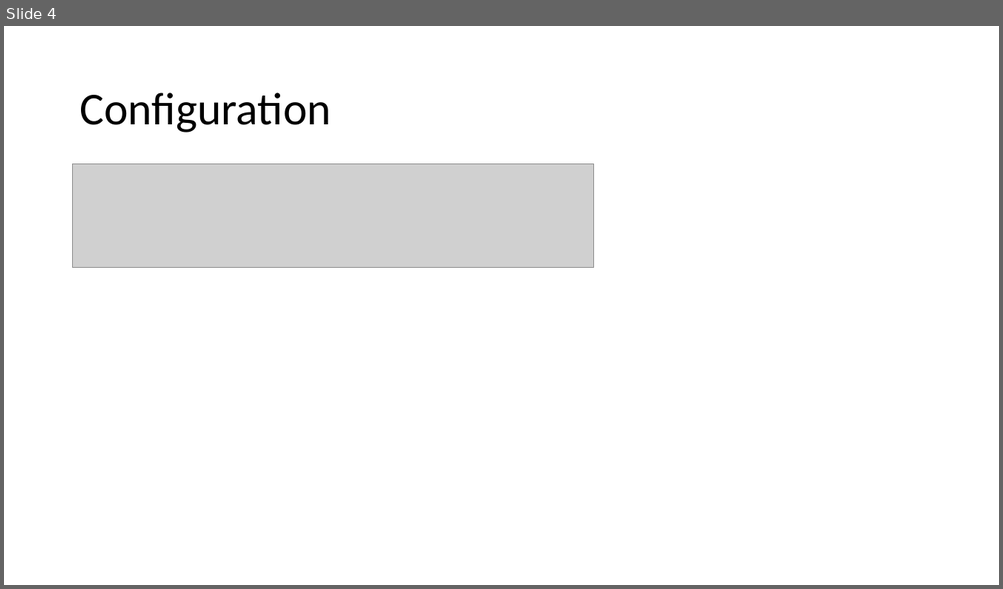
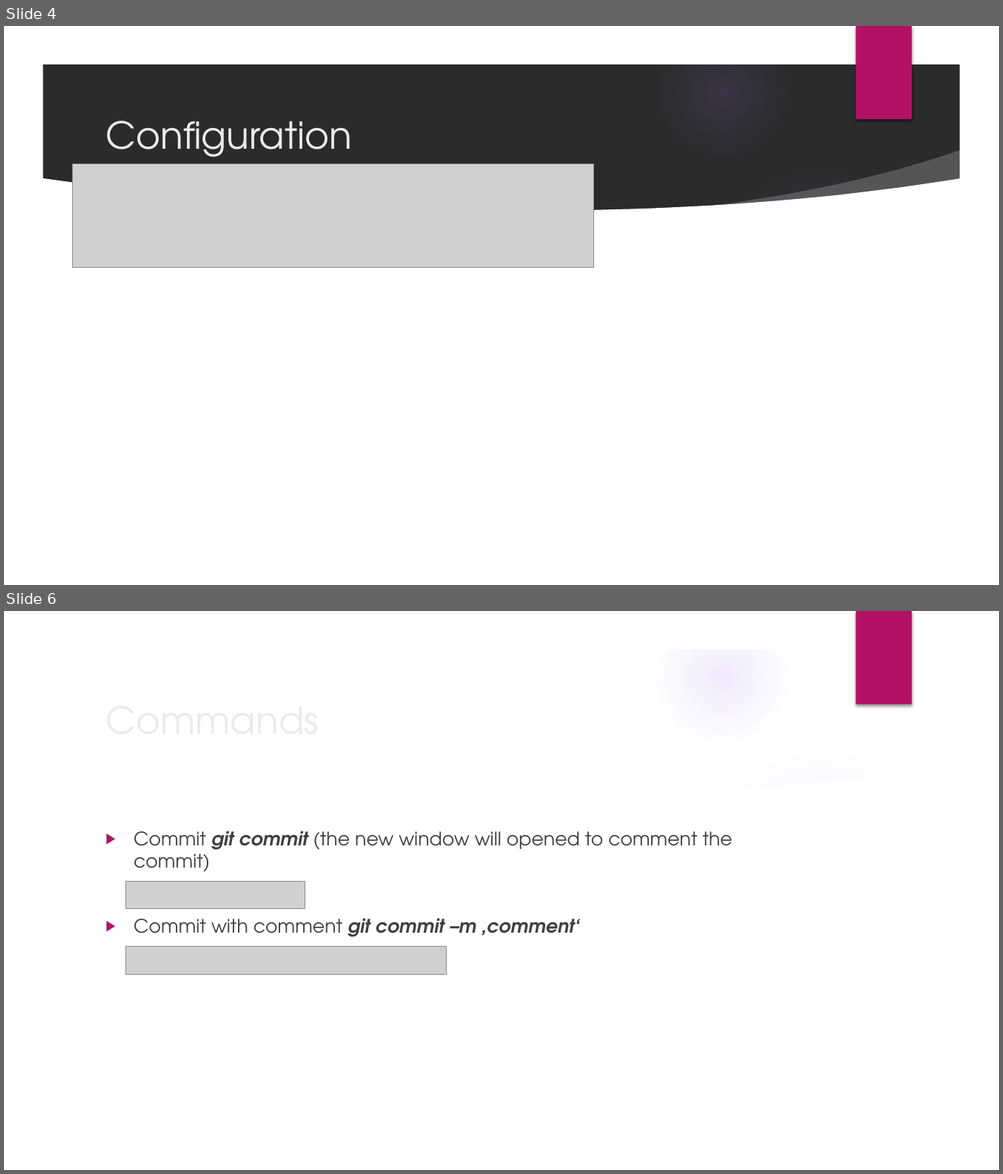
Before and after one commit to Joannahy/projects, a slide deck: how_to_work_with_git.pptx. Shown one above the other, each under a label of ours: slide 4 before the commit, slides 4 and 6 after it; the slides between them are not shown. The pictures are 1003x589 and 1003x1174 pixels, drawn with LibreOffice and Linux fonts; fonts in the diff are those of the drawing; grey boxes stand for pictures; background and template pictures are left out; a plain dark background stands for a picture behind light text. Boxes give left, top, right and bottom in pixels: in the first picture for what was removed or moved away, otherwise in the second. Text is boxed around its words. In the diff, an @@ line names an element or a change of style, - is before the commit and + after.

```diff
--- a/how_to_work_with_git.pptx
+++ b/how_to_work_with_git.pptx
@@ slide 6 added at [4, 611, 999, 1170], background picture (left out); not listed: 9 template elements that a slide beside it also shows @@
@@ title added at [98, 690, 813, 748], 36 pt, text #EBEBEB @@
+Commands
@@ text added at [134, 831, 732, 937], 18 pt, text #404040 @@
+▶ Commit git commit (the new window will opened to comment the commit)
+▶ Commit with comment git commit –m ‚comment‘
@@ picture added at [126, 882, 305, 908] @@
@@ picture added at [126, 947, 447, 975] @@
@@ slide 4 changed as well @@
@@ background #FFFFFF to picture (left out) @@
@@ group added at [4, 26, 999, 585]: 3 freeform shapes, 2 ellipses @@
@@ rectangle added at [855, 26, 911, 119], fill #B31166 @@
@@ title "Configuration": place and size @@
-title "Configuration" at [79, 93, 330, 133]
+title "Configuration" at [105, 121, 352, 167]
@@ title "Configuration" at [105, 121, 352, 167]: size 44 to 36 pt, font Calibri to TeX Gyre Adventor, text colour #000000 to #EBEBEB; line spacing 0.9 to 1 @@
```
Also in this commit, not shown: 4 other slides changed.
